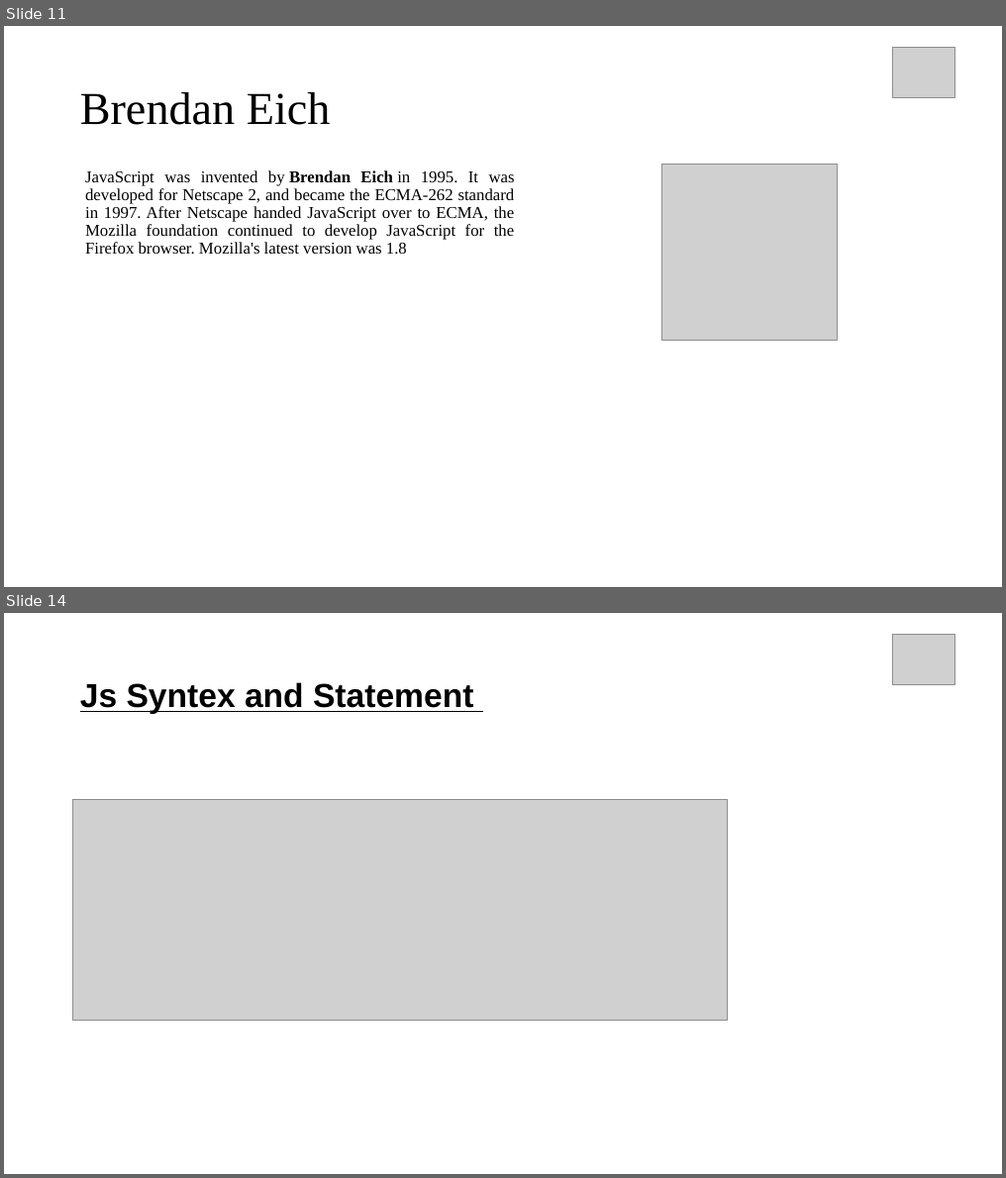
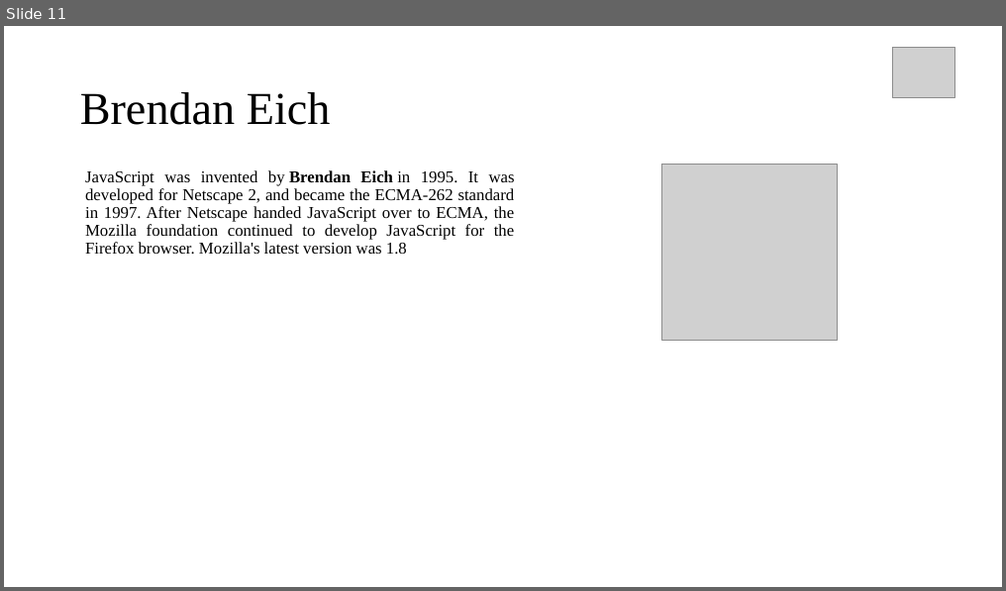
Before and after one commit to pappudey/Course-Code-, a slide deck: js 1st class slide - part 01 .pptx. Shown one above the other, each under a label of ours: slides 11 and 14 before the commit, slide 11 after it; the slides between them are not shown. The pictures are 1006x1178 and 1006x591 pixels, drawn with LibreOffice and Linux fonts; fonts in the diff are those of the drawing; grey boxes stand for pictures. Boxes give left, top, right and bottom in pixels: in the first picture for what was removed or moved away, otherwise in the second. Text is boxed around its words. In the diff, an @@ line names an element or a change of style, - is before the commit and + after.

```diff
--- a/js 1st class slide - part 01 .pptx
+++ b/js 1st class slide - part 01 .pptx
@@ slide 14 removed at bbox=[4, 613, 1002, 1174], background #FFFFFF @@
@@ picture removed at bbox=[893, 634, 955, 685] @@
@@ title removed at bbox=[80, 682, 473, 714] @@
-Js Syntex and Statement
@@ picture removed at bbox=[73, 799, 728, 1021] @@
```
Also in this commit, not shown: 1 slide changed, 6 slides added, 2 other slides removed, 1 other file.
